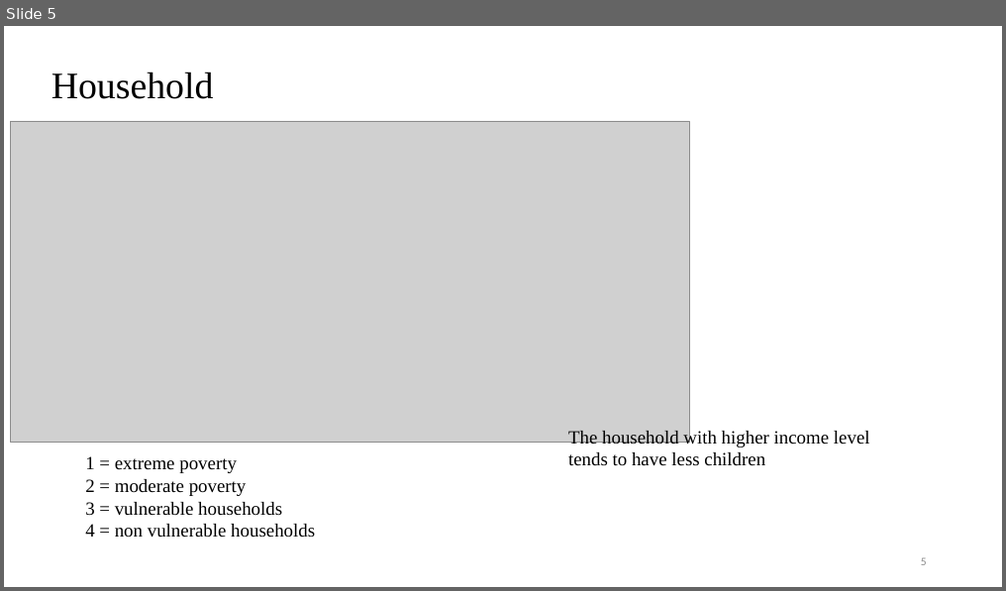
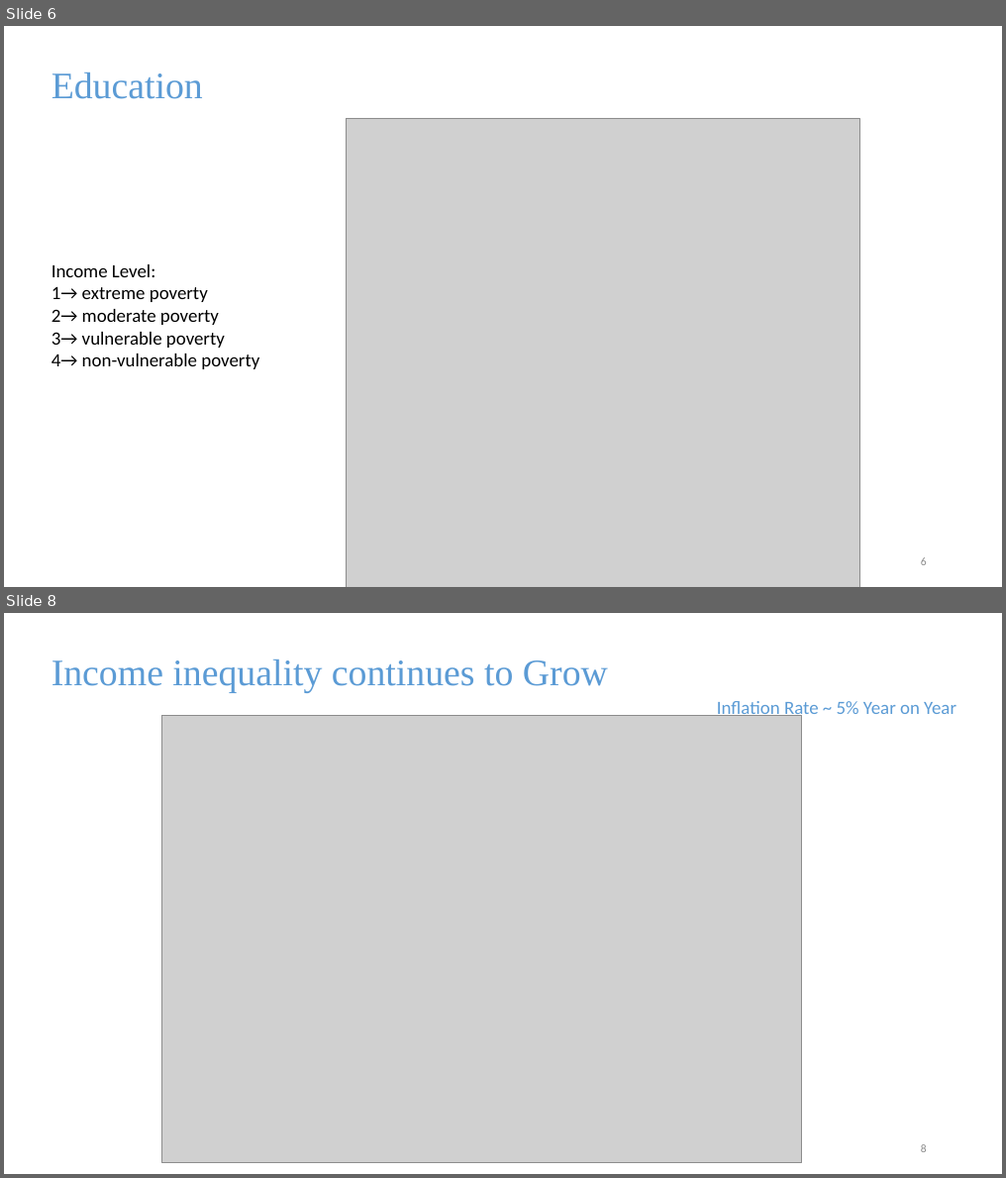
Before and after one commit to zhaomh1998/ece143, a slide deck: ECE143 presentation.pptx. Shown one above the other, each under a label of ours: slide 5 before the commit, slides 6 and 8 after it; the slides between them are not shown. The pictures are 1006x591 and 1006x1178 pixels, drawn with LibreOffice and Linux fonts; fonts in the diff are those of the drawing; grey boxes stand for pictures. Boxes give left, top, right and bottom in pixels: in the first picture for what was removed or moved away, otherwise in the second. Text is boxed around its words. In the diff, an @@ line names an element or a change of style, - is before the commit and + after.

```diff
--- a/ECE143 presentation.pptx
+++ b/ECE143 presentation.pptx
@@ slide 8 added at [4, 613, 1002, 1174], background #FFFFFF @@
@@ text added at [52, 660, 608, 693], 36 pt, text #5B9BD5 @@
+Income inequality continues to Grow
@@ text added at [717, 701, 956, 719], 18 pt, text #5B9BD5 @@
+Inflation Rate ~ 5% Year on Year
@@ picture added at [162, 716, 801, 1163] @@
@@ page number added at [921, 1145, 927, 1153], 11 pt, text #8C8C8C @@
+8
@@ what was slide 5 is now slide 6 @@
@@ slide 6 changed as well @@
@@ text at [52, 73, 203, 99]: text changed; text colour #000000 to #5B9BD5 @@
-Household
+Education
@@ picture removed at [10, 121, 690, 443] @@
@@ picture added at [347, 118, 859, 587] @@
@@ text at [52, 265, 259, 370]: text changed; font Times New Roman to Calibri @@
-1 = extreme poverty
-2 = moderate poverty
-3 = vulnerable households
-4 = non vulnerable households
+Income Level:
+1→ extreme poverty
+2→ moderate poverty
+3→ vulnerable poverty
+4→ non-vulnerable poverty
@@ text removed at [568, 429, 870, 467] @@
-The household with higher income level tends to have less children
```
Also in this commit, not shown: 4 other slides changed, 9 other slides added, 4 slides removed.
